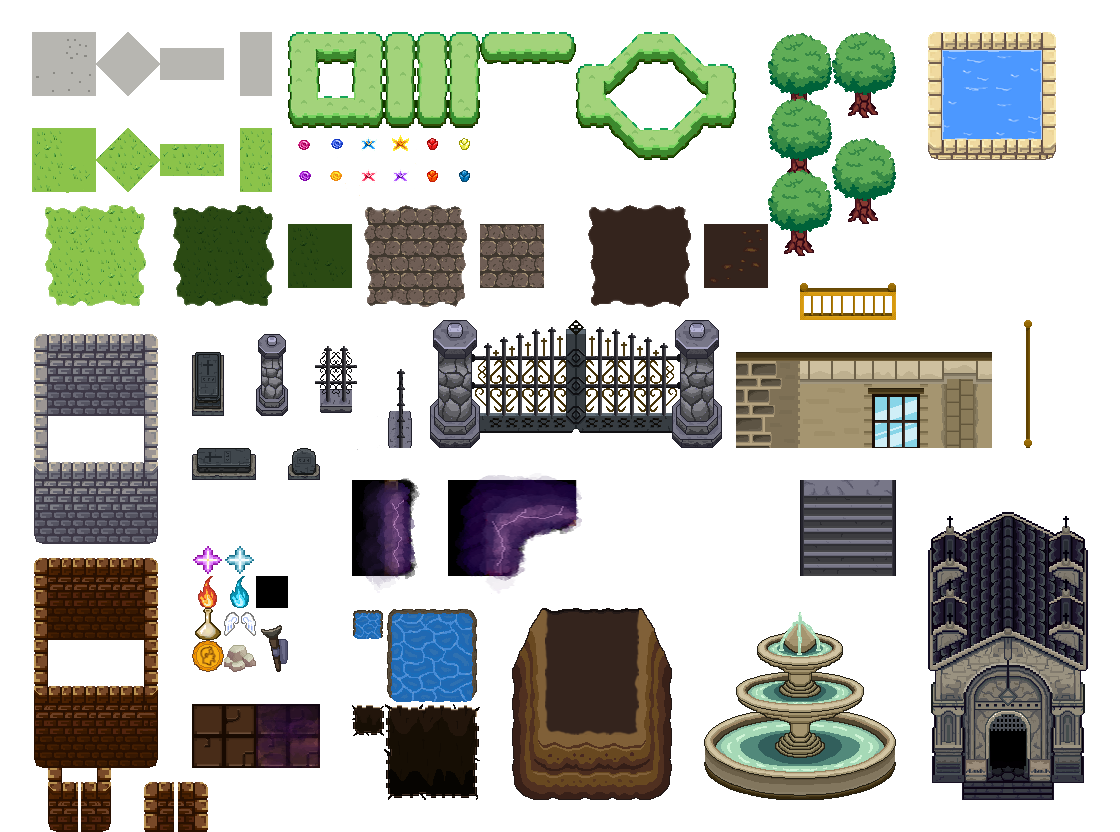
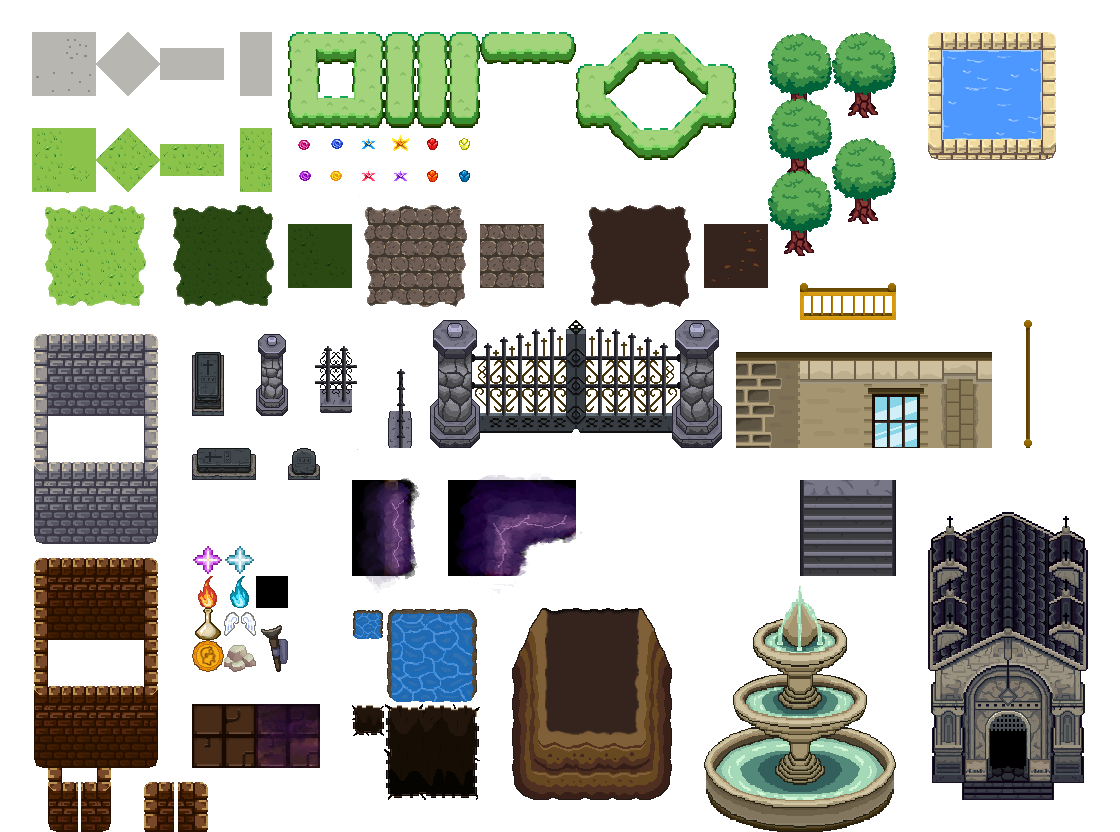
Two versions of the same layered image (1120x832). Layer-by-layer changes:
added group "v3" with 2 layers in group "tenebre" over [460, 475, 583, 589]
added layer "angle" (1st of 3, in "crypte" › "tenebre" › "v3") in group "v3" over [460, 475, 583, 589]
hid group "v2" (2nd of 4, in "crypte" › "tenebre") (4 layers) over [460, 475, 582, 589]
painted on "Calque 154" over [704, 586, 896, 832]
removed layer "Calque 153" from group "fontaine" over [704, 621, 800, 800]
